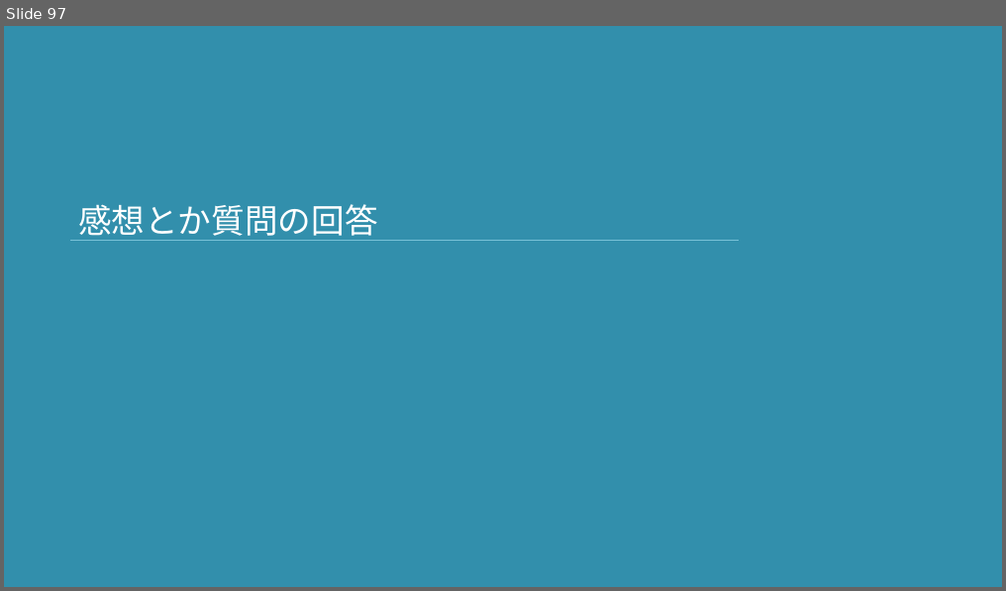
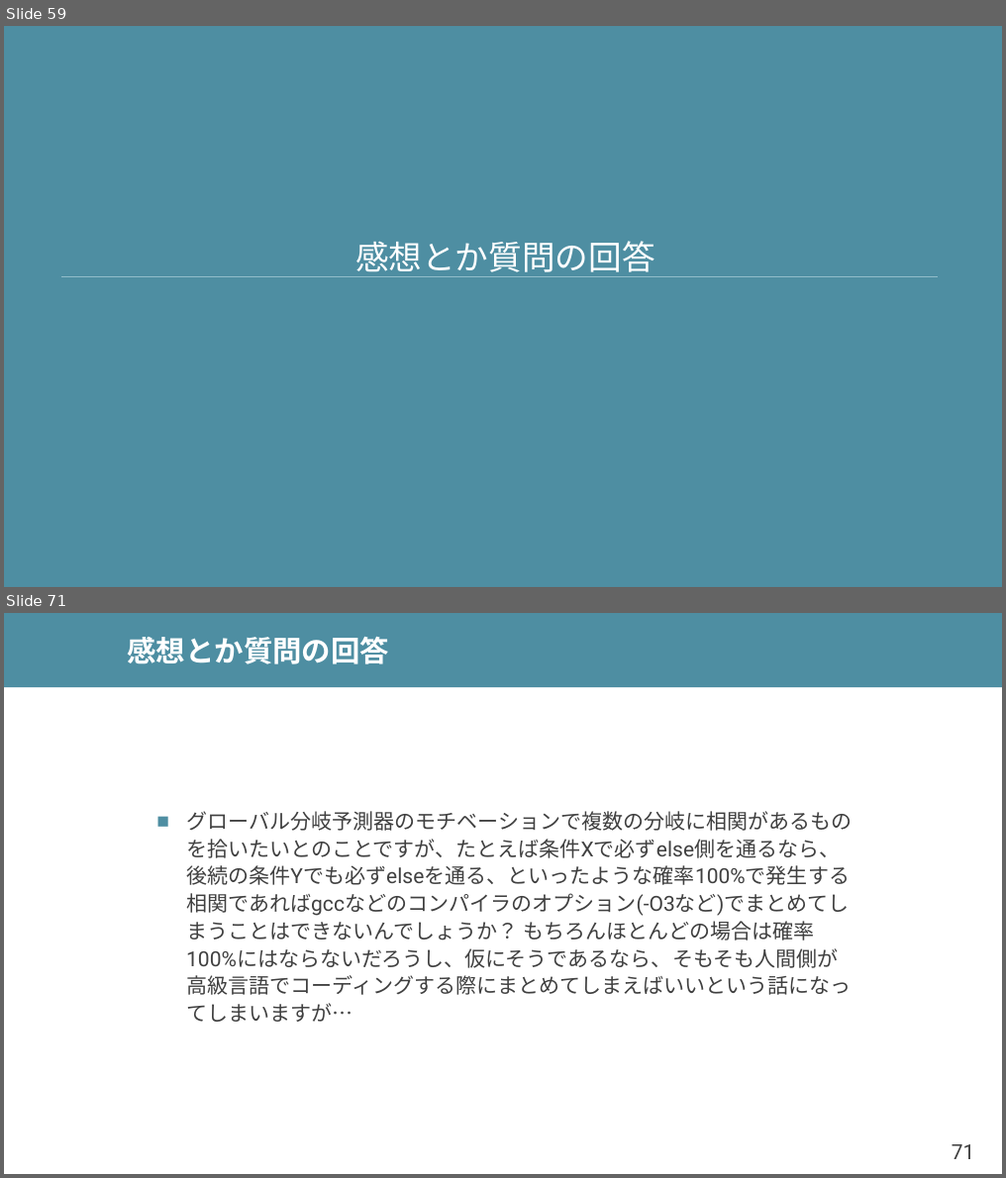
Before and after one commit to shioyadan/advanced-computer-organization, a slide deck: aco-shioya-07.pptx. Shown one above the other, each under a label of ours: slide 97 before the commit, slides 59 and 71 after it; the slides between them are not shown. The pictures are 1006x591 and 1006x1178 pixels, drawn with LibreOffice and Linux fonts; fonts in the diff are those of the drawing. Boxes give left, top, right and bottom in pixels: in the first picture for what was removed or moved away, otherwise in the second. Text is boxed around its words. In the diff, an @@ line names an element or a change of style, - is before the commit and + after.

```diff
--- a/aco-shioya-07.pptx
+++ b/aco-shioya-07.pptx
@@ slide 71 added at (4, 613, 1002, 1174), background #FFFFFF @@
@@ rectangle added at (4, 613, 1002, 687), fill #4E8EA2 @@
@@ title added at (128, 637, 389, 664), 28 pt, text #FFFFFF, bold @@
+感想とか質問の回答
@@ text added at (186, 811, 852, 1022), 20 pt, text #404040 @@
+■ グローバル分岐予測器のモチベーションで複数の分岐に相関があるものを拾いたいとのことですが、たとえば条件Xで必ずelse側を通るなら、後続の条件Yでも必ずelseを通る、といったような確率100%で発生する相関であればgccなどのコンパイラのオプション(-O3など)でまとめてしまうことはできないんでしょうか？ もちろんほとんどの場合は確率100%にはならないだろうし、仮にそうであるなら、そもそも人間側が高級言語でコーディングする際にまとめてしまえばいいという話になってしまいますが…
@@ page number added at (951, 1145, 975, 1159), 20 pt, text #404040 @@
+71
@@ what was slide 97 is now slide 59 @@
@@ slide 59 changed as well @@
@@ background #328FAC to #4E8EA2 @@
@@ title "感想とか質問の回答": place and size @@
-title "感想とか質問の回答" at (78, 204, 378, 241)
+title "感想とか質問の回答" at (355, 241, 655, 277)
@@ title "感想とか質問の回答" at (355, 241, 655, 277): alignment left to centre @@
@@ line removed from (70, 240) to (740, 240) @@
@@ line added from (60, 277) to (938, 277), #92BDCA 0.75 pt @@
```
Also in this commit, not shown: 55 other slides changed, 30 other slides added, 57 slides removed, 2 other files.
